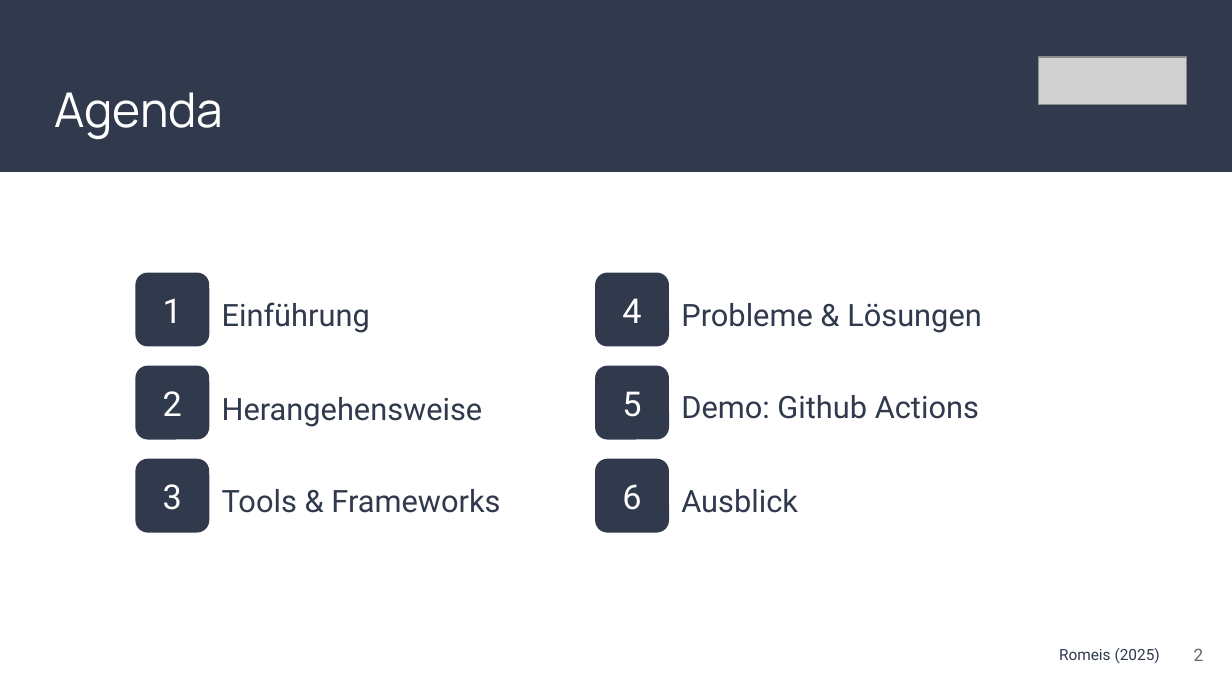
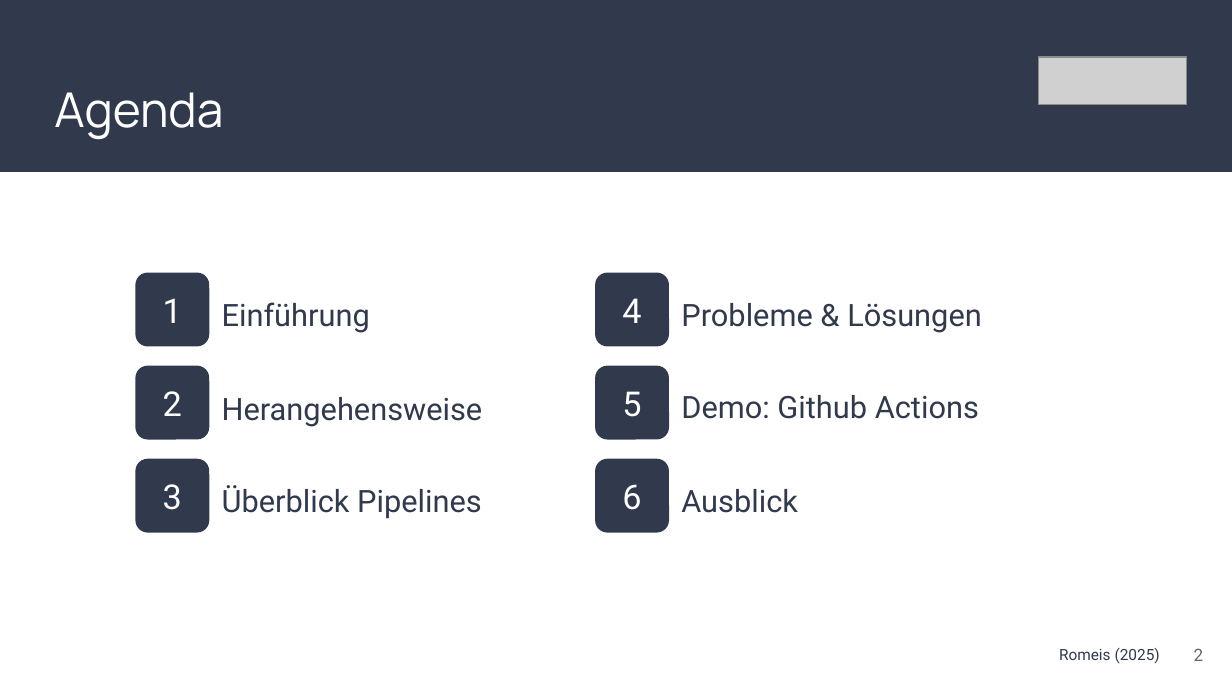
Before and after one commit to FiJoRom/DevOps-Task-Manager, a slide deck: slide 2 of Präsentation_DevOps_Romeis.pptx. Drawn at 1232x693 pixels with LibreOffice and Linux fonts; fonts in the diff are those of the drawing; grey boxes stand for pictures. Boxes give left, top, right and bottom in pixels: in the first picture for what was removed or moved away, otherwise in the second. Text is boxed around its words. In the diff, an @@ line names an element or a change of style, - is before the commit and + after.

```diff
--- a/Präsentation_DevOps_Romeis.pptx
+++ b/Präsentation_DevOps_Romeis.pptx
@@ text at box(222, 485, 482, 519): text changed @@
-Tools & Frameworks
+Überblick Pipelines
```
Also in this commit, not shown: 2 other slides changed, 10 slides added, 4 slides removed, 1 other file.
